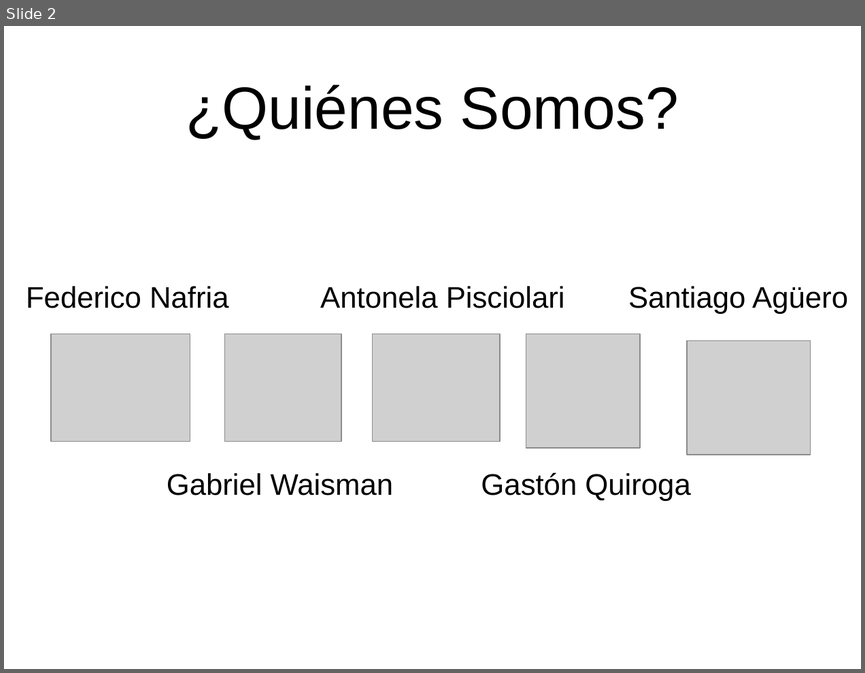
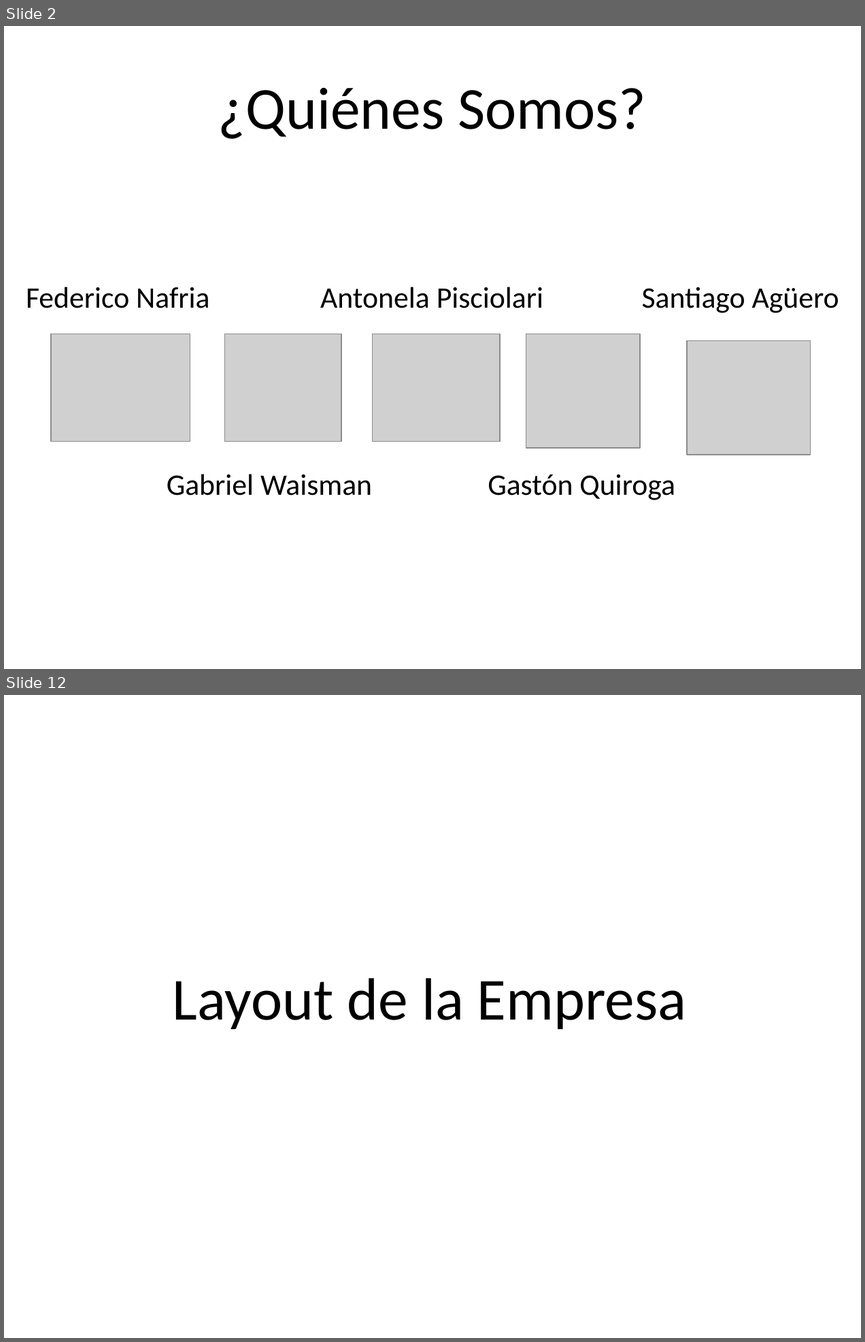
Before and after one commit to raulcareno/fruterio-kiwi-team, a slide deck: Presentaciones/Informe Preliminar.pptx. Shown one above the other, each under a label of ours: slide 2 before the commit, slides 2 and 12 after it; the slides between them are not shown. The pictures are 865x673 and 865x1342 pixels, drawn with LibreOffice and Linux fonts; fonts in the diff are those of the drawing; grey boxes stand for pictures; background and template pictures are left out. Boxes give left, top, right and bottom in pixels: in the first picture for what was removed or moved away, otherwise in the second. Text is boxed around its words. In the diff, an @@ line names an element or a change of style, - is before the commit and + after.

```diff
--- a/Presentaciones/Informe Preliminar.pptx
+++ b/Presentaciones/Informe Preliminar.pptx
@@ slide 12 added at (4, 695, 861, 1338), background picture (left out) @@
@@ text added at (173, 978, 686, 1029), 50 pt, text #000000 @@
+Layout de la Empresa
@@ slide 2 changed as well @@
@@ font Arial to Calibri in 6 elements at (218, 88, 646, 139), (167, 473, 372, 495), (320, 286, 543, 308), (26, 286, 209, 308), (487, 474, 675, 500), (642, 286, 839, 313) @@
@@ text "Santiago Agüero": place and size @@
-text "Santiago Agüero" at (628, 286, 848, 314)
+text "Santiago Agüero" at (642, 286, 839, 313)
@@ text "Gastón Quiroga": place and size @@
-text "Gastón Quiroga" at (481, 472, 690, 501)
+text "Gastón Quiroga" at (487, 474, 675, 500)
```
Also in this commit, not shown: 23 other slides added, 5 slides removed.
